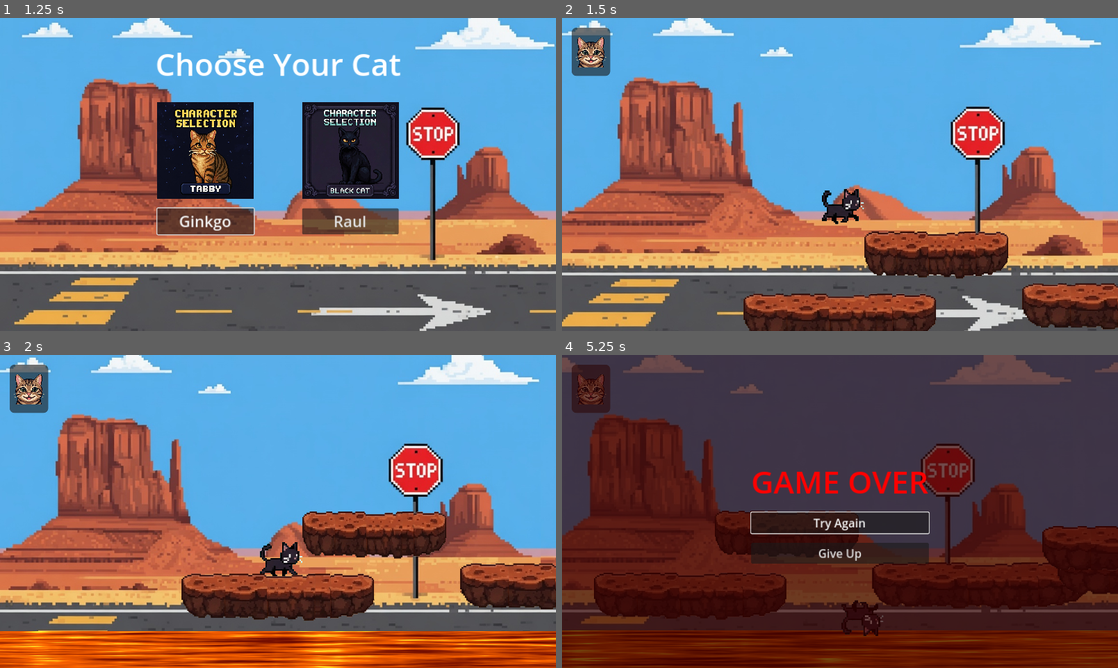
Above: before the commit, frames 1-4 (two rows, left to right).
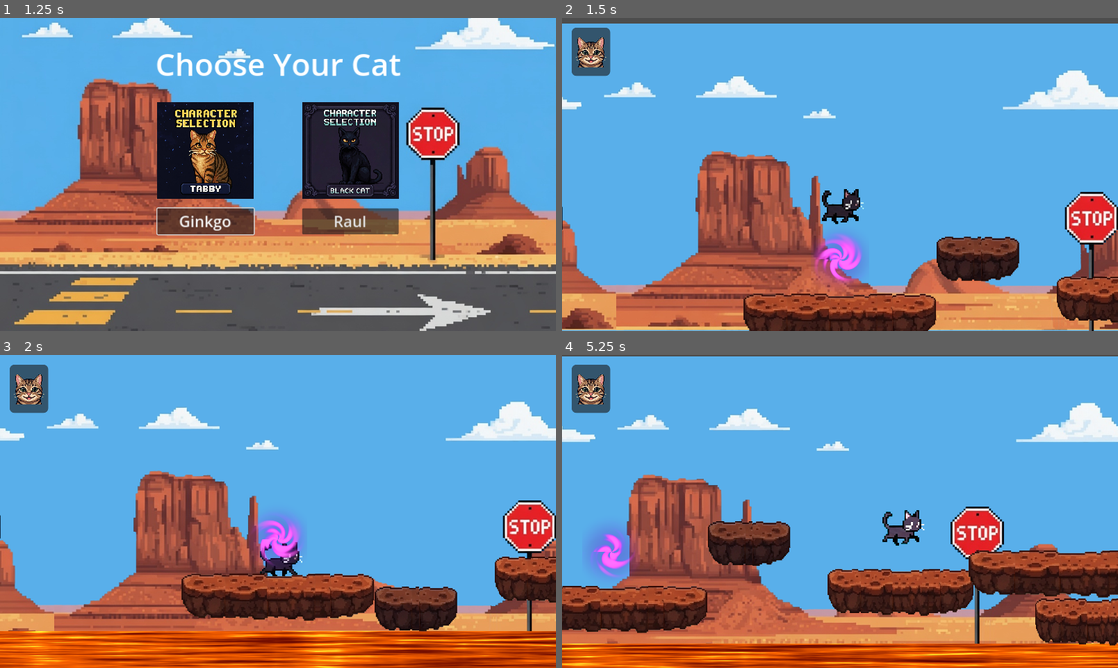
Above: after the commit, the same moments.

Repository: placiana/ginkgo-platformer
Game: Godot game, scene res://Menu.tscn
Two runs of this game, one before a commit and one after it. Both use one fixed random seed, a clock stepped at 60 frames per second and the inputs below.
Inputs:
- Up to frame 1 (1.25 s): click "New Game" at 0.5 s
- Up to frame 2 (1.5 s): click "Ginkgo" at 1.25 s
- Up to frame 3 (2 s): no input
- Up to frame 4 (5.25 s): tap Enter (ui_accept) at 2, 2.27, 3.02, 4.52 s; hold Right (ui_right) 2.03-3.53 s; tap Shift (dash, bound only after the commit) every 0.75 s from 2.1 to 5.1 s; hold Left (ui_left) 3.53-4.28 s; hold Right (ui_right) from 4.28 s (still down)

Frame 1 is identical in both runs. In frame 2, 52% of the frame differs, in the area x 0-100%, y 0-100%; in frame 3, 44%; in frame 4, 94%.

Commit message:
portal and dash movement

Diff:
--- a/Main.gd
+++ b/Main.gd
@@ -3,17 +3,23 @@
 @onready var player = $Player
 @onready var platforms_container = $Platforms
 @onready var platform_scene = preload("res://Platform.tscn")
-@onready var bg_texture_rect = $Background/TextureRect
+@onready var moving_platform_scene = preload("res://MovingPlatform.tscn")
+@onready var cloud_layer = $ParallaxBackground/Layer1
 
 var last_gen_x = 1152
 var platform_spacing = 400
 var viewport_width = 1152
+var cloud_speed = 20.0 # Píxeles por segundo
 
 func _ready():
 	for i in range(1, 5):
 		spawn_platform(i * platform_spacing)
 
-func _process(_delta):
+func _process(delta):
+	# MOVIMIENTO AUTOMÁTICO DE NUBES (Capa 1)
+	# Esto hace que las nubes se desplacen solas incluso si el gato no se mueve
+	cloud_layer.motion_offset.x += cloud_speed * delta
+
 	# Generación de plataformas
 	if player.global_position.x + viewport_width > last_gen_x:
 		spawn_platform(last_gen_x)
@@ -25,16 +31,21 @@
 	# La lava sigue a la cámara (su posición X)
 	$Lava.global_position.x = cam_pos.x
 
-	# PASAR OFFSET AL SHADER DE FONDO
-	if bg_texture_rect.material:
-		bg_texture_rect.material.set_shader_parameter("offset", Vector2(cam_pos.x, 0))
+func spawn_platform(x_pos):
+	var is_moving = randf() < 0.2
+	var p
 
-func spawn_platform(x_pos):
-	var p = platform_scene.instantiate()
-	# Variar altura aleatoriamente (ajustado para plataformas más altas)
-	var y_pos = randf_range(350, 550)
-	p.position = Vector2(x_pos, y_pos)
-	# Variar escala horizontal (mínimo 200px para que se vean bien los bordes)
+	if is_moving:
+		p = moving_platform_scene.instantiate()
+		var y_pos = randf_range(400, 500)
+		p.position = Vector2(x_pos, y_pos)
+		p.move_distance = randf_range(50, 150)
+		p.move_speed = randf_range(1.5, 3.0)
+	else:
+		p = platform_scene.instantiate()
+		var y_pos = randf_range(350, 550)
+		p.position = Vector2(x_pos, y_pos)
+
 	p.scale.x = randf_range(0.5, 1.2)
 	platforms_container.add_child(p)
 
--- a/Main.tscn
+++ b/Main.tscn
@@ -1,38 +1,47 @@
-[gd_scene load_steps=9 format=3 uid="uid://c987654321def"]
+[gd_scene load_steps=11 format=3 uid="uid://c987654321def"]
 
 [ext_resource type="Script" path="res://Main.gd" id="1_main_script"]
 [ext_resource type="PackedScene" uid="uid://b123456789abc" path="res://Player.tscn" id="2_player"]
-[ext_resource type="Texture2D" path="res://background_example.jpg" id="3_bg_texture"]
-[ext_resource type="PackedScene" uid="uid://e54321fedcba" path="res://PauseMenu.tscn" id="4_pause_menu"]
-[ext_resource type="PackedScene" uid="uid://f654321edcba" path="res://Lava.tscn" id="5_lava"]
-[ext_resource type="PackedScene" uid="uid://g987654321fed" path="res://GameOver.tscn" id="6_game_over"]
-[ext_resource type="Shader" path="res://background.gdshader" id="7_bg_shader"]
-[ext_resource type="PackedScene" uid="uid://k123456789def" path="res://HUD.tscn" id="8_hud"]
-[ext_resource type="PackedScene" uid="uid://b1b1b1b1b1b1" path="res://Platform.tscn" id="9_platform"]
-
-[sub_resource type="ShaderMaterial" id="ShaderMaterial_bg"]
-shader = ExtResource("7_bg_shader")
-shader_parameter/offset = Vector2(0, 0)
-shader_parameter/speed_factor = 0.2
+[ext_resource type="PackedScene" uid="uid://e54321fedcba" path="res://PauseMenu.tscn" id="3_pause_menu"]
+[ext_resource type="PackedScene" uid="uid://f654321edcba" path="res://Lava.tscn" id="4_lava"]
+[ext_resource type="PackedScene" uid="uid://g987654321fed" path="res://GameOver.tscn" id="5_game_over"]
+[ext_resource type="PackedScene" uid="uid://k123456789def" path="res://HUD.tscn" id="6_hud"]
+[ext_resource type="PackedScene" uid="uid://b1b1b1b1b1b1" path="res://Platform.tscn" id="7_platform"]
+[ext_resource type="PackedScene" uid="uid://p0rtal12345" path="res://Portal.tscn" id="8_portal"]
+[ext_resource type="Texture2D" path="res://assets/backgrounds/background_layer_1.png" id="9_bg1"]
+[ext_resource type="Texture2D" path="res://assets/backgrounds/background_layer_2.png" id="10_bg2"]
+[ext_resource type="Texture2D" path="res://assets/backgrounds/background_layer_3.png" id="11_bg3"]
 
 [node name="Main" type="Node2D"]
 script = ExtResource("1_main_script")
 
-[node name="Background" type="CanvasLayer" parent="."]
-layer = -1
+[node name="ParallaxBackground" type="ParallaxBackground" parent="."]
 
-[node name="TextureRect" type="TextureRect" parent="Background"]
-material = SubResource("ShaderMaterial_bg")
-texture_repeat = 2
-anchors_preset = 15
-anchor_right = 1.0
-anchor_bottom = 1.0
-grow_horizontal = 2
-grow_vertical = 2
-texture = ExtResource("3_bg_texture")
-stretch_mode = 1
+[node name="Layer1" type="ParallaxLayer" parent="ParallaxBackground"]
+motion_scale = Vector2(0.1, 0.1)
+motion_mirroring = Vector2(1152, 0)
 
-[node name="Lava" parent="." instance=ExtResource("5_lava")]
+[node name="Sprite2D" type="Sprite2D" parent="ParallaxBackground/Layer1"]
+texture = ExtResource("9_bg1")
+centered = false
+
+[node name="Layer2" type="ParallaxLayer" parent="ParallaxBackground"]
+motion_scale = Vector2(0.3, 0.3)
+motion_mirroring = Vector2(1152, 0)
+
+[node name="Sprite2D" type="Sprite2D" parent="ParallaxBackground/Layer2"]
+texture = ExtResource("10_bg2")
+centered = false
+
+[node name="Layer3" type="ParallaxLayer" parent="ParallaxBackground"]
+motion_scale = Vector2(0.5, 0.5)
+motion_mirroring = Vector2(1152, 0)
+
+[node name="Sprite2D" type="Sprite2D" parent="ParallaxBackground/Layer3"]
+texture = ExtResource("11_bg3")
+centered = false
+
+[node name="Lava" parent="." instance=ExtResource("4_lava")]
 position = Vector2(576, 620)
 
 [node name="Player" parent="." instance=ExtResource("2_player")]
@@ -40,16 +49,19 @@
 
 [node name="Platforms" type="Node2D" parent="."]
 
-[node name="Platform1" parent="Platforms" instance=ExtResource("9_platform")]
+[node name="Platform1" parent="Platforms" instance=ExtResource("7_platform")]
 position = Vector2(200, 500)
+
+[node name="Portal" parent="Platforms/Platform1" instance=ExtResource("8_portal")]
+position = Vector2(0, -120)
 
 [node name="UI" type="CanvasLayer" parent="."]
 layer = 10
 
-[node name="HUD" parent="UI" instance=ExtResource("8_hud")]
+[node name="HUD" parent="UI" instance=ExtResource("6_hud")]
 
-[node name="PauseMenu" parent="UI" instance=ExtResource("4_pause_menu")]
+[node name="PauseMenu" parent="UI" instance=ExtResource("3_pause_menu")]
 visible = false
 
-[node name="GameOver" parent="UI" instance=ExtResource("6_game_over")]
+[node name="GameOver" parent="UI" instance=ExtResource("5_game_over")]
 visible = false
--- a/Player.gd
+++ b/Player.gd
@@ -6,20 +6,47 @@
 const AIR_RESISTANCE = 400.0
 const JUMP_VELOCITY = -500.0
 
+# DASH CONSTANTS
+const DASH_SPEED = 1200.0
+const DASH_DURATION = 0.2
+const DASH_COOLDOWN = 0.8
+
 @onready var animation_player = $AnimationPlayer
 @onready var sprite = $Sprite2D
 
 var gravity = ProjectSettings.get_setting("physics/2d/default_gravity")
 var has_double_jumped = false
 
+# DASH VARIABLES
+var is_dashing = false
+var dash_timer = 0.0
+var dash_cooldown_timer = 0.0
+var dash_direction = 1.0
+
 func _ready():
-	# Usar siempre el sprite sheet 6x1 de 128x128 para las animaciones
 	sprite.texture = preload("res://cat_walk_sprite_6x1.png")
 	sprite.hframes = 6
 	sprite.vframes = 1
 	sprite.frame = 0
 
 func _physics_process(delta):
+	# Manejar Timers
+	if is_dashing:
+		dash_timer -= delta
+		if dash_timer <= 0:
+			is_dashing = false
+			velocity.x = dash_direction * SPEED # Mantener un poco de inercia
+
+	if dash_cooldown_timer > 0:
+		dash_cooldown_timer -= delta
+
+	# Si estamos dasheando, la gravedad no nos afecta y la velocidad es fija
+	if is_dashing:
+		velocity.y = 0
+		velocity.x = dash_direction * DASH_SPEED
+		move_and_slide()
+		return
+
 	# Gravedad
 	if not is_on_floor():
 		velocity.y += gravity * delta
@@ -34,31 +61,47 @@
 			velocity.y = JUMP_VELOCITY
 			has_double_jumped = true
 
+	# DASH INPUT
+	if Input.is_action_just_pressed("dash") and dash_cooldown_timer <= 0:
+		start_dash()
+
 	# Entrada y movimiento horizontal
 	var direction = Input.get_axis("ui_left", "ui_right")
 
 	if direction != 0:
 		velocity.x = move_toward(velocity.x, direction * SPEED, ACCELERATION * delta)
 		sprite.flip_h = direction < 0
-		# Reproducir caminata si estamos en el suelo
+		# Guardar dirección para el dash (hacia donde mira el gato)
+		dash_direction = direction
 		if is_on_floor():
 			animation_player.play("walk")
 	else:
 		var current_friction = FRICTION if is_on_floor() else AIR_RESISTANCE
 		velocity.x = move_toward(velocity.x, 0, current_friction * delta)
-		# Reproducir quieto si estamos en el suelo
 		if is_on_floor():
 			animation_player.play("idle")
 
-	# Si estamos saltando, detenemos la animación de caminata
 	if not is_on_floor():
 		animation_player.stop()
-		sprite.frame = 1 # Usar un cuadro de salto
+		sprite.frame = 1
 
 	move_and_slide()
 
+func start_dash():
+	is_dashing = true
+	dash_timer = DASH_DURATION
+	dash_cooldown_timer = DASH_COOLDOWN
+	# Si no hay dirección (quieto), dash hacia donde mira
+	if velocity.x == 0:
+		dash_direction = -1.0 if sprite.flip_h else 1.0
+	else:
+		dash_direction = 1.0 if velocity.x > 0 else -1.0
+
+	# Efecto visual rápido (puedes añadir partículas aquí luego)
+	sprite.modulate = Color(2, 2, 2) # Brillo blanco para el dash
+	await get_tree().create_timer(DASH_DURATION).timeout
+	sprite.modulate = Color(1, 1, 1) # Volver a la normalidad
+
 func die():
-	# Girar al gato upside down
 	sprite.flip_v = true
-	# Desactivar movimiento
 	set_physics_process(false)
--- /dev/null
+++ b/Portal.tscn
@@ -0,0 +1,29 @@
+[gd_scene load_steps=4 format=3 uid="uid://p0rtal12345"]
+
+[ext_resource type="Shader" path="res://vortex.gdshader" id="1_vortex_shader"]
+
+[sub_resource type="ShaderMaterial" id="ShaderMaterial_vortex"]
+shader = ExtResource("1_vortex_shader")
+shader_parameter/color_inner = Color(0.2, 0.05, 0.4, 1)
+shader_parameter/color_outer = Color(0.8, 0.2, 1, 1)
+shader_parameter/speed = 2.0
+shader_parameter/vortex_intensity = 5.0
+shader_parameter/glow_intensity = 1.8
+
+[sub_resource type="CapsuleShape2D" id="CapsuleShape2D_portal"]
+radius = 35.0
+height = 140.0
+
+[node name="Portal" type="Area2D"]
+collision_layer = 8
+collision_mask = 2
+
+[node name="ColorRect" type="ColorRect" parent="."]
+material = SubResource("ShaderMaterial_vortex")
+offset_left = -60.0
+offset_top = -100.0
+offset_right = 60.0
+offset_bottom = 100.0
+
+[node name="CollisionShape2D" type="CollisionShape2D" parent="."]
+shape = SubResource("CapsuleShape2D_portal")
--- /dev/null
+++ b/icon.svg
@@ -0,0 +1,26 @@
+<svg width="64" height="64" viewBox="0 0 64 64" xmlns="http://www.w3.org/2000/svg">
+  <!-- Cola -->
+  <path d="M16 44 Q 4 44 8 32" stroke="#E67E22" stroke-width="6" fill="none" stroke-linecap="round" />
+  <path d="M16 44 Q 4 44 8 32" stroke="#D35400" stroke-width="6" fill="none" stroke-dasharray="4,4" stroke-linecap="round" />
+
+  <!-- Patas -->
+  <rect x="18" y="48" width="6" height="10" fill="#E67E22" />
+  <rect x="34" y="48" width="6" height="10" fill="#E67E22" />
+
+  <!-- Cuerpo -->
+  <rect x="16" y="32" width="28" height="20" rx="8" fill="#E67E22" />
+  <!-- Rayas del cuerpo -->
+  <rect x="22" y="32" width="3" height="12" fill="#D35400" />
+  <rect x="29" y="32" width="3" height="12" fill="#D35400" />
+  <rect x="36" y="32" width="3" height="12" fill="#D35400" />
+
+  <!-- Cabeza -->
+  <circle cx="48" cy="30" r="12" fill="#E67E22" />
+  <!-- Orejas -->
+  <path d="M40 22 L44 10 L50 20 Z" fill="#E67E22" />
+  <path d="M52 20 L58 10 L62 22 Z" fill="#E67E22" />
+  <!-- Ojo -->
+  <circle cx="54" cy="28" r="2" fill="#2C3E50" />
+  <!-- Nariz -->
+  <path d="M58 32 L61 31 L61 33 Z" fill="#F1948A" />
+</svg>
--- a/project.godot
+++ b/project.godot
@@ -17,6 +17,14 @@
 window/size/viewport_height=648
 window/stretch/mode="canvas_items"
 
+[input]
+
+dash={
+"deadzone": 0.5,
+"events": [Object(InputEventKey,"resource_local_to_scene":false,"resource_name":"","device":-1,"window_id":0,"alt_pressed":false,"shift_pressed":false,"ctrl_pressed":false,"meta_pressed":false,"pressed":false,"keycode":0,"physical_keycode":4194325,"key_label":0,"unicode":0,"echo":false,"script":null)
+]
+}
+
 [layer_names]
 
 2d_physics/layer_1="world"
--- /dev/null
+++ b/vortex.gdshader
@@ -0,0 +1,56 @@
+shader_type canvas_item;
+
+uniform vec4 color_inner : source_color = vec4(0.2, 0.05, 0.4, 1.0);
+uniform vec4 color_outer : source_color = vec4(0.8, 0.2, 1.0, 1.0);
+uniform float speed = 2.0;
+uniform float vortex_intensity = 5.0;
+uniform float glow_intensity = 1.5;
+
+// Función de ruido simple
+float hash(vec2 p) {
+	return fract(sin(dot(p, vec2(12.9898, 78.233))) * 43758.5453);
+}
+
+float noise(vec2 p) {
+	vec2 i = floor(p);
+	vec2 f = fract(p);
+	float a = hash(i);
+	float b = hash(i + vec2(1.0, 0.0));
+	float c = hash(i + vec2(0.0, 1.0));
+	float d = hash(i + vec2(1.0, 1.0));
+	vec2 u = f * f * (3.0 - 2.0 * f);
+	return mix(a, b, u.x) + (c - a) * u.y * (1.0 - u.x) + (d - b) * u.x * u.y;
+}
+
+void fragment() {
+	// Centrar UV y ajustar para que sea un óvalo
+	vec2 uv = (UV - 0.5) * 2.0;
+	uv.x *= 0.6; // Factor para hacerlo ovalado verticalmente
+
+	float dist = length(uv);
+	float angle = atan(uv.y, uv.x);
+
+	// Crear el efecto de espiral (vortex)
+	float spiral = angle + (dist * vortex_intensity) - (TIME * speed);
+
+	// Añadir ruido para distorsión "misteriosa"
+	float n = noise(vec2(spiral * 2.0, dist * 5.0 - TIME));
+
+	// Máscara del óvalo con bordes suaves
+	float mask = smoothstep(0.8, 0.2, dist);
+
+	// Intensidad del brillo basada en el ruido y la distancia
+	float intensity = smoothstep(0.4, 1.0, n * (1.0 - dist) * 2.0);
+	intensity *= mask;
+
+	// Color final mezclando tonos violetas
+	vec4 final_color = mix(color_inner, color_outer, intensity);
+
+	// Añadir el brillo (glow)
+	final_color.rgb *= glow_intensity + (n * 0.5);
+
+	// Alpha basado en la máscara del óvalo
+	final_color.a = mask * (intensity + 0.3);
+
+	COLOR = final_color;
+}
